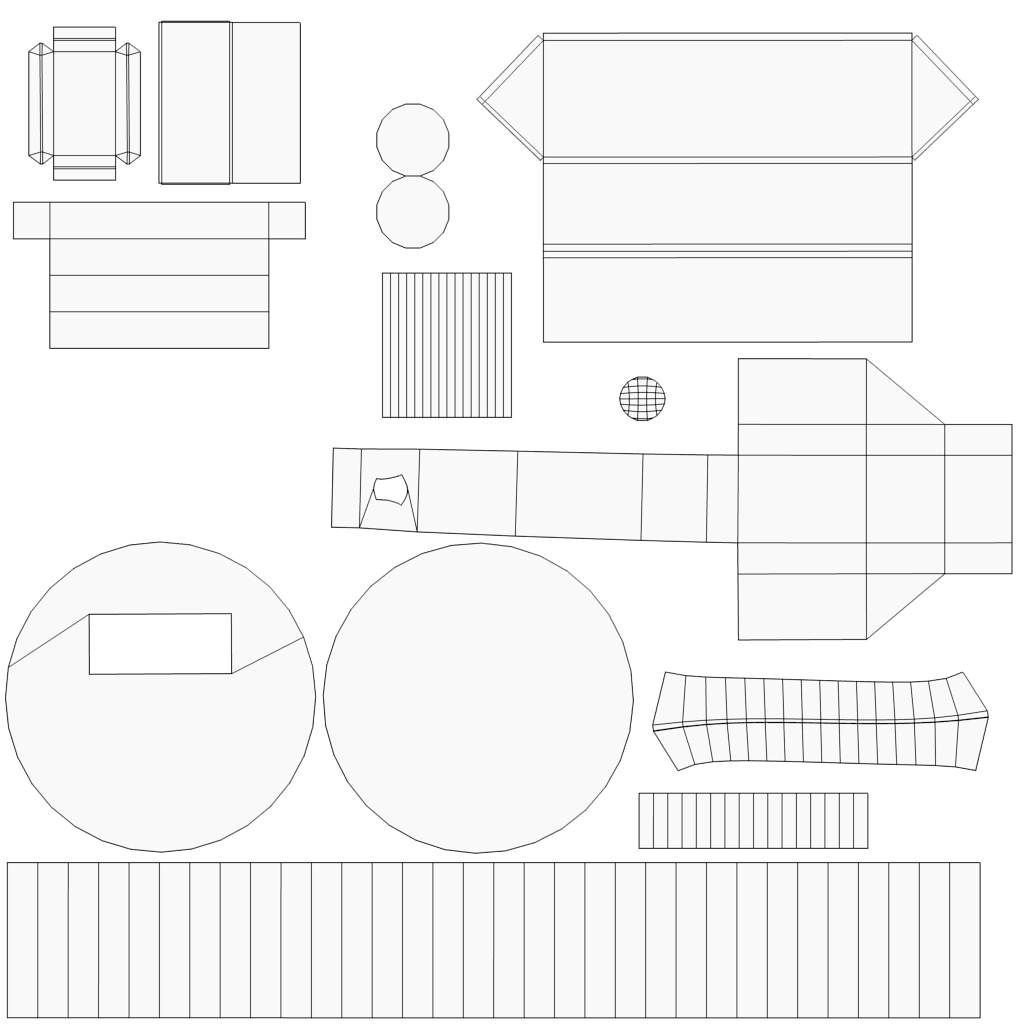
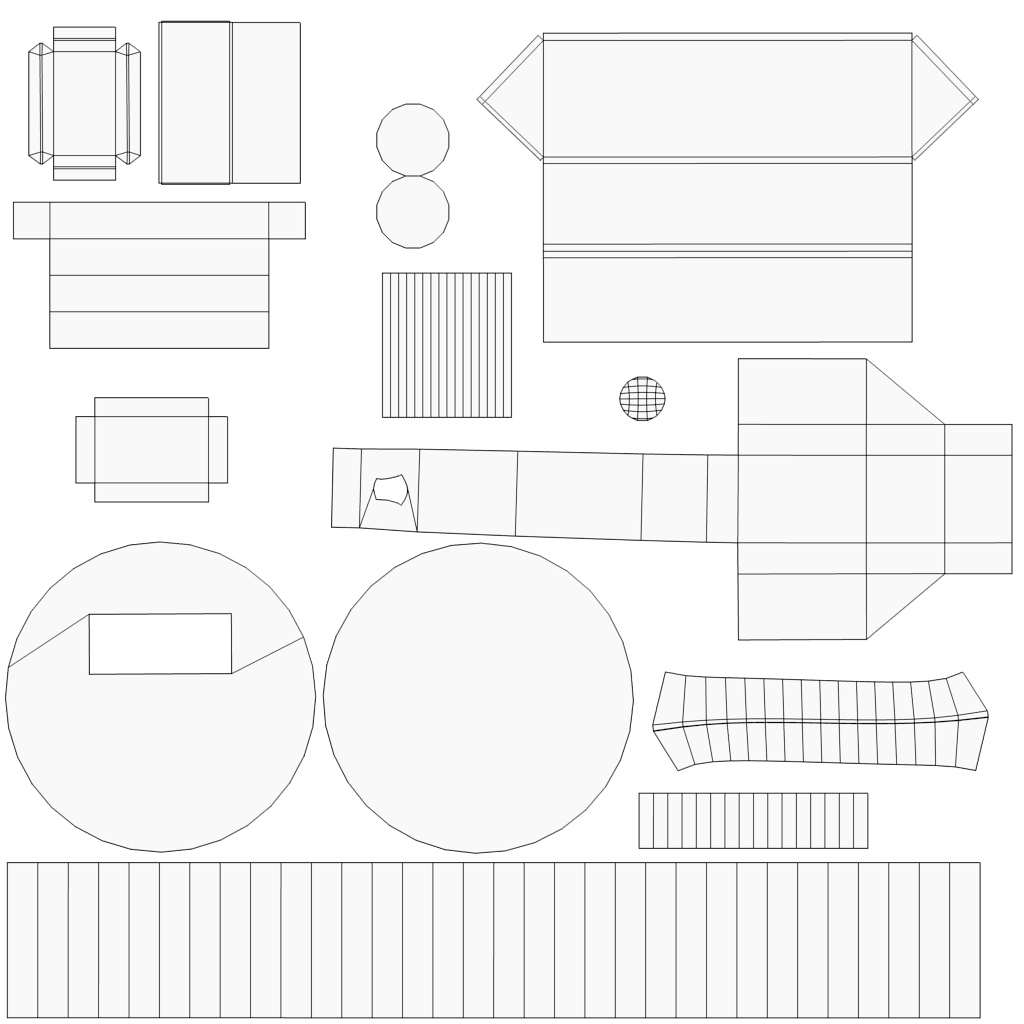
Two versions of the same layered image (1024 x 1024). Layer-by-layer changes:
added layer "MEP IVA Warn Light.png" over (x1=75, y1=397, x2=229, y2=503)
